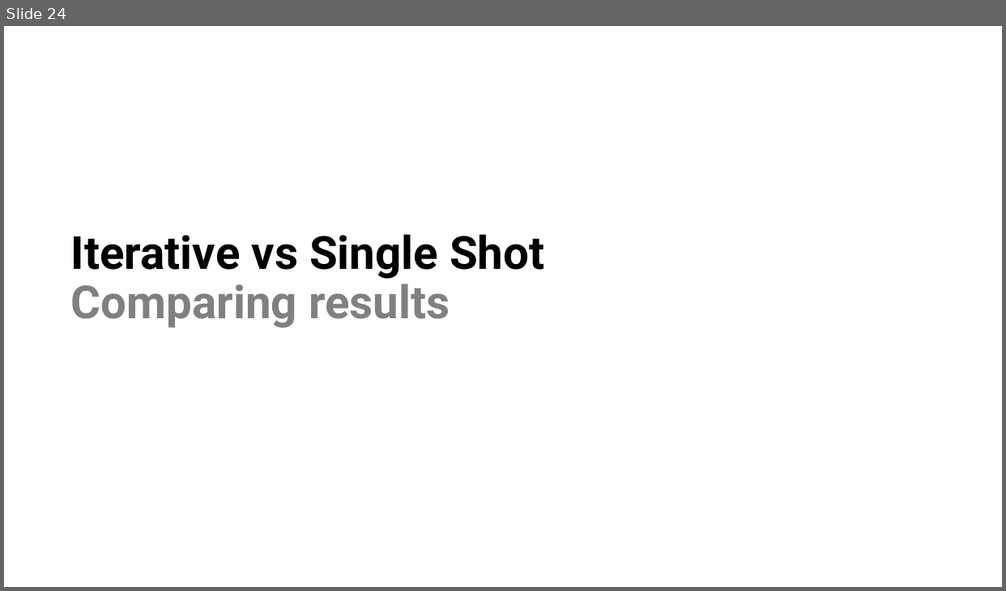
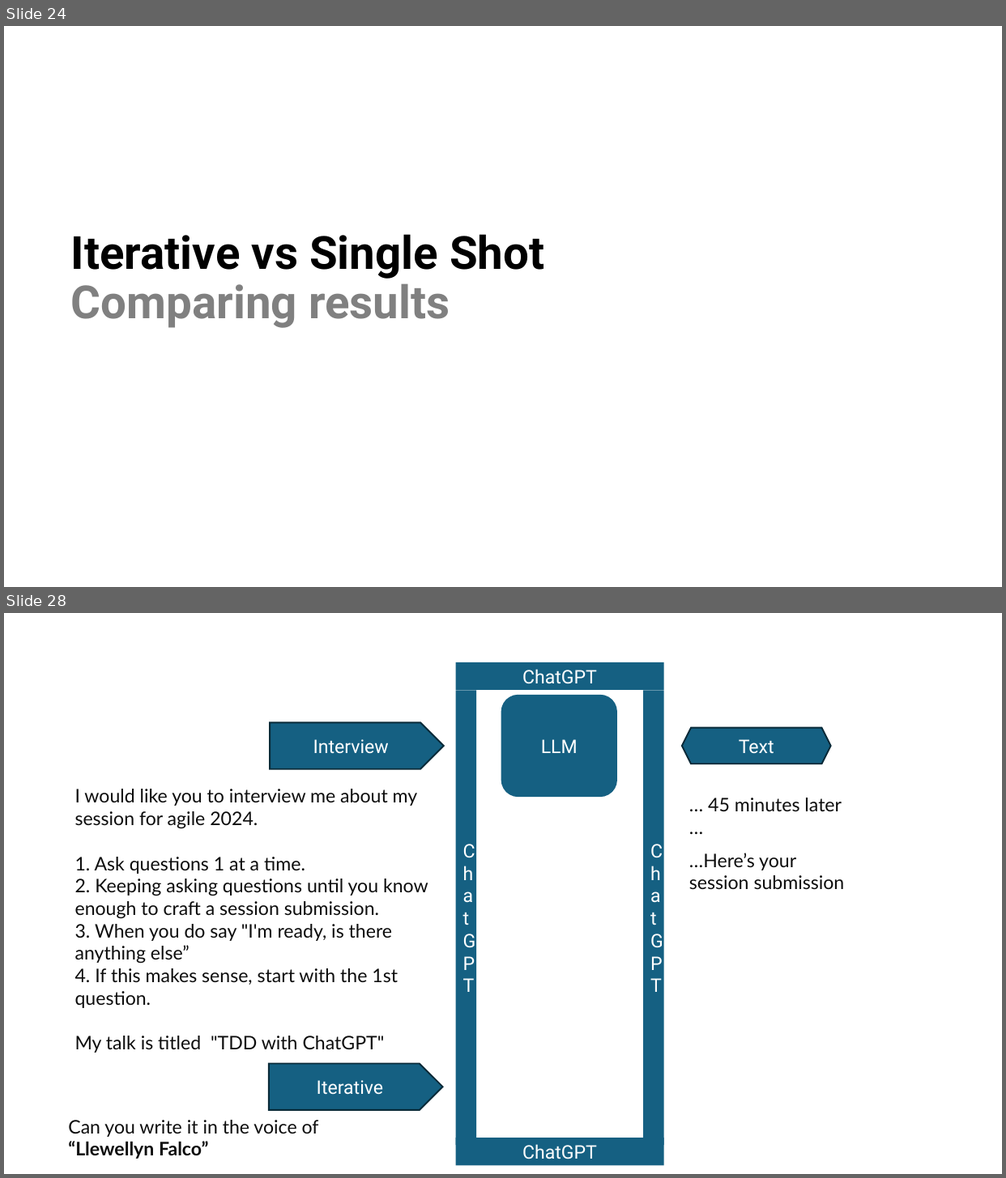
Before and after one commit to isidore/Talks, a slide deck: Slides/ChatGPT_Prompting.pptx. Shown one above the other, each under a label of ours: slide 24 before the commit, slides 24 and 28 after it; the slides between them are not shown. The pictures are 1006x591 and 1006x1178 pixels, drawn with LibreOffice and Linux fonts; fonts in the diff are those of the drawing. Boxes give left, top, right and bottom in pixels: in the first picture for what was removed or moved away, otherwise in the second. Text is boxed around its words. In the diff, an @@ line names an element or a change of style, - is before the commit and + after.

```diff
--- a/Slides/ChatGPT_Prompting.pptx
+++ b/Slides/ChatGPT_Prompting.pptx
@@ slide 28 added at [4,613,1002,1174], background #FFFFFF @@
@@ rectangle added at [455,662,663,690], fill #156082, 18 pt, text #FFFFFF @@
+ChatGPT
@@ rectangle added at [455,690,476,1145], fill #156082, 18 pt, text #FFFFFF @@
+ChatGPT
@@ rounded rectangle added at [501,695,617,797], fill #156082, 18 pt, text #FFFFFF @@
+LLM
@@ rectangle added at [643,690,664,1145], fill #156082, 18 pt, text #FFFFFF @@
+ChatGPT
@@ pentagon arrow added at [270,722,444,769], fill #156082, outline #092A39 1.5 pt, 18 pt, text #FFFFFF @@
+Interview
@@ hexagon added at [682,727,831,764], fill #156082, outline #092A39 1.5 pt, 18 pt, text #FFFFFF @@
+Text
@@ text added at [75,789,428,1053], 18 pt, text #0D0D0D @@
+I would like you to interview me about my session for agile 2024.
+1. Ask questions 1 at a time.
+2. Keeping asking questions until you know enough to craft a session submission.
+3. When you do say "I'm ready, is there anything else”
+4. If this makes sense, start with the 1st question.
+My talk is titled "TDD with ChatGPT"
@@ text added at [708,798,842,811], 18 pt, text #0D0D0D @@
+… 45 minutes later …
@@ text added at [689,853,845,890], 18 pt, text #0D0D0D @@
+…Here’s your session submission
@@ pentagon arrow added at [269,1063,443,1110], fill #156082, outline #092A39 1.5 pt, 18 pt, text #FFFFFF @@
+Iterative
@@ text added at [68,1120,319,1159], 18 pt, text #0D0D0D @@
+Can you write it in the voice of
+“Llewellyn Falco”
@@ rectangle added at [455,1139,663,1166], fill #156082, 18 pt, text #FFFFFF @@
+ChatGPT
```
Also in this commit, not shown: 3 slides changed, 15 other slides added.
